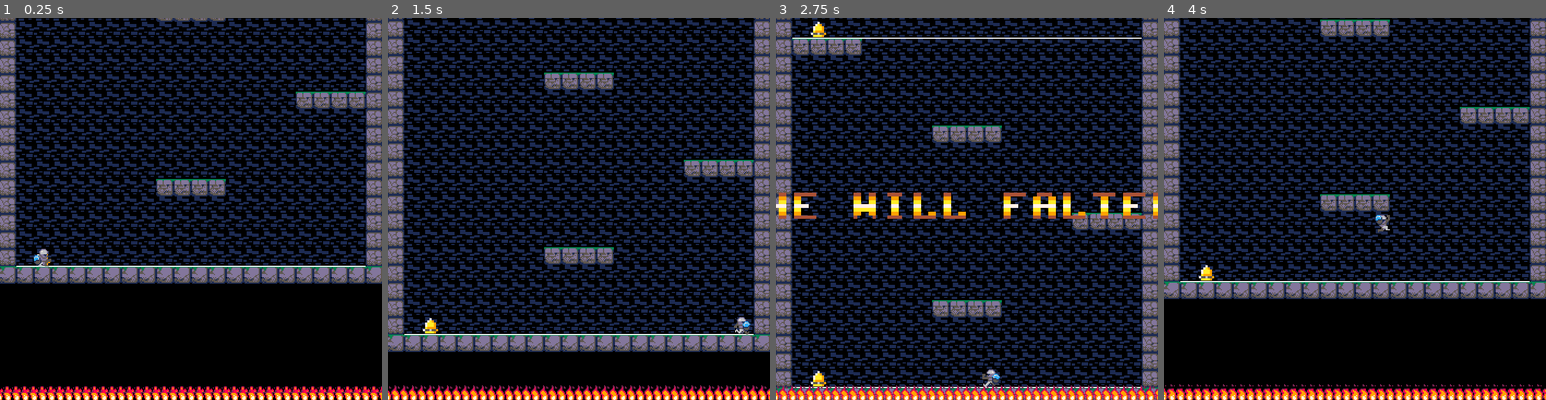
Above: before the commit, frames 1-4 (left to right).
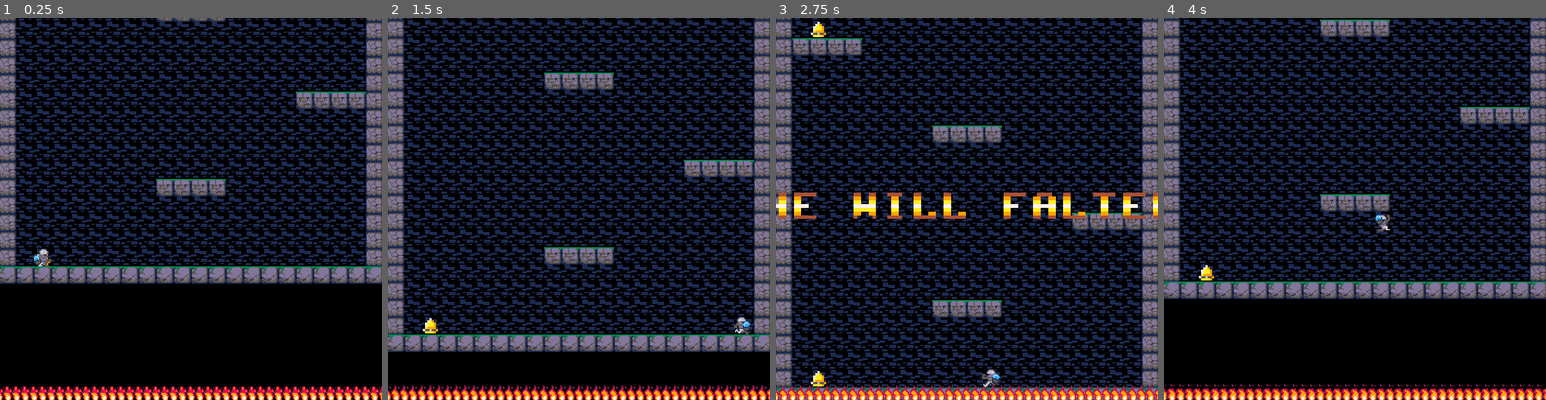
Above: after the commit, the same moments.

Repository: toadkarter/ToyBoxJam2023
Game: Godot game, scene res://Scenes/Game/Main/main.tscn
Same seed, same stepped clock (60 frames per second), same inputs: the game is played once before the commit and once after it.
Inputs:
- Up to frame 1 (0.25 s): no input
- Up to frame 2 (1.5 s): hold Right (move_right) from 0.53 s (still down); tap Space (jump) at 0.77 s
- Up to frame 3 (2.75 s): tap Space (jump) at 1.52 s; release Right (move_right) at 2.03 s; hold Left (move_left) from 2.03 s (still down)
- Up to frame 4 (4 s): release Left (move_left) at 2.78 s; hold Right (move_right) from 2.78 s (still down); tap Space (jump) at 3.02, 3.77 s

The runs differ from the first frame. In frame 1, 0.3% of the frame differs, in the area x 4-96%, y 64-66%; in frame 2, 0.3%; in frame 3, 0.4%, in the area x 4-96%, y 5-97%; in frame 4, 0.3%.

Commit message:
Removing debug lines on start

Diff:
--- a/Scenes/level.gd
+++ b/Scenes/level.gd
@@ -24,6 +24,7 @@
 
 func _ready() -> void:
 	music_player.play()
+	get_tree().call_group("Debug", "queue_free")
 	_init_checkpoints()
 	reset_level()
 
--- a/Scenes/level.tscn
+++ b/Scenes/level.tscn
@@ -196,11 +196,11 @@
 [node name="[1] Beginner" type="Node2D" parent="."]
 metadata/_edit_group_ = true
 
-[node name="Start" type="Line2D" parent="[1] Beginner"]
+[node name="Start" type="Line2D" parent="[1] Beginner" groups=["Debug"]]
 points = PackedVector2Array(80, 272, 400, 272)
 width = 1.0
 
-[node name="Start2" type="Line2D" parent="[1] Beginner"]
+[node name="Start2" type="Line2D" parent="[1] Beginner" groups=["Debug"]]
 position = Vector2(0, -320)
 points = PackedVector2Array(80, 272, 400, 272)
 width = 1.0
@@ -571,11 +571,11 @@
 [node name="regular_body28" parent="[2] FirstTimeDroppableBlocks/RegularBlocks" instance=ExtResource("7_e0ir6")]
 position = Vector2(392, -200)
 
-[node name="Start" type="Line2D" parent="[2] FirstTimeDroppableBlocks"]
+[node name="Start" type="Line2D" parent="[2] FirstTimeDroppableBlocks" groups=["Debug"]]
 points = PackedVector2Array(80, 272, 400, 272)
 width = 1.0
 
-[node name="Finish" type="Line2D" parent="[2] FirstTimeDroppableBlocks"]
+[node name="Finish" type="Line2D" parent="[2] FirstTimeDroppableBlocks" groups=["Debug"]]
 points = PackedVector2Array(400, -208, 80, -208)
 width = 1.0
 
@@ -584,12 +584,12 @@
 [node name="[3] DroppableBlockEscape" type="Node2D" parent="."]
 position = Vector2(-16, -800)
 
-[node name="Start" type="Line2D" parent="[3] DroppableBlockEscape"]
+[node name="Start" type="Line2D" parent="[3] DroppableBlockEscape" groups=["Debug"]]
 position = Vector2(16, 0)
 points = PackedVector2Array(80, 272, 400, 272)
 width = 1.0
 
-[node name="Start2" type="Line2D" parent="[3] DroppableBlockEscape"]
+[node name="Start2" type="Line2D" parent="[3] DroppableBlockEscape" groups=["Debug"]]
 position = Vector2(16, -320)
 points = PackedVector2Array(80, 272, 400, 272)
 width = 1.0
